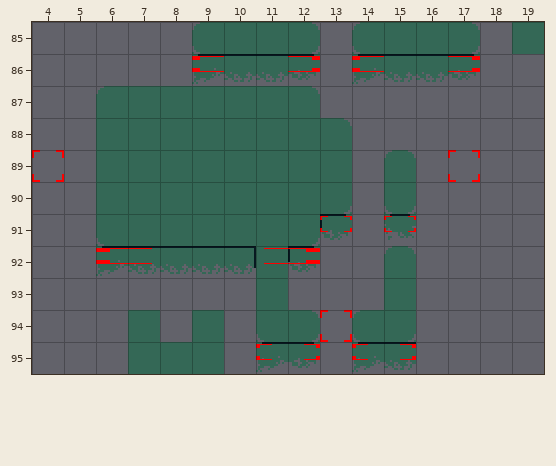
Two states of a Tiled map, files/maps/debug.tmx. Above is the file before it was changed.
Cells are 16x16 px. Shown: x 4..19, y 85..95.
The result:
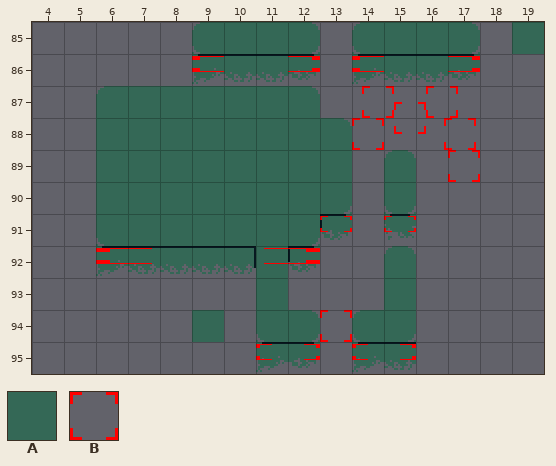
Key: from "main": A 1, B 6.
_ is an empty cell.
Objects are placed by their top-left corner, in cells (3,4 is the top-left corner of cell 3,4); size is 1x1 cell unless given.
Tiles replaced or removed in this view: A.
The exact change:
Changed rows in their new state; . is an unchanged cell.
Layer "tiles":
first column x 7:
94 _..
95 ___
Layer "objects":
changed: B "platform" at 4,89 -> B "platform" at 14.3,87
added: B "platform" at 16.3,87
added: B "platform" at 15.3,87.5
added: B "platform" at 14,88
added: B "platform" at 16.9,88
